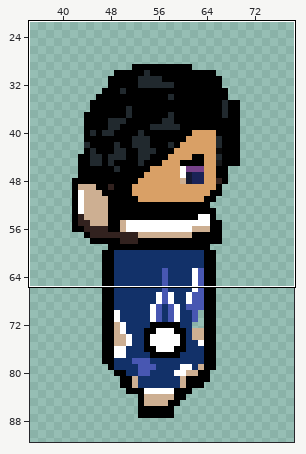
One commit to this pixel-art file: Assets/Char/SideRunHelmet.aseprite. The picture above shows the old version from afar; the outline marks the close-up.
Close-up. As it was:
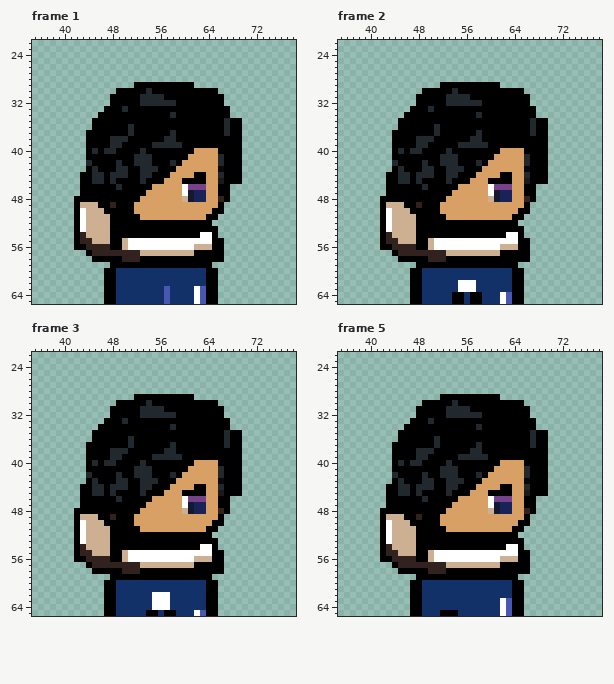
120x120 pixels, 6 frames. Shown: frame 1: x 35..78, y 22..65; frame 2: x 35..78, y 22..65; frame 3: x 35..78, y 22..65; frame 5: x 35..78, y 22..65. The wide view leaves out empty margins. The commit also changed other frames or places, which this record leaves out.
Now the later version:
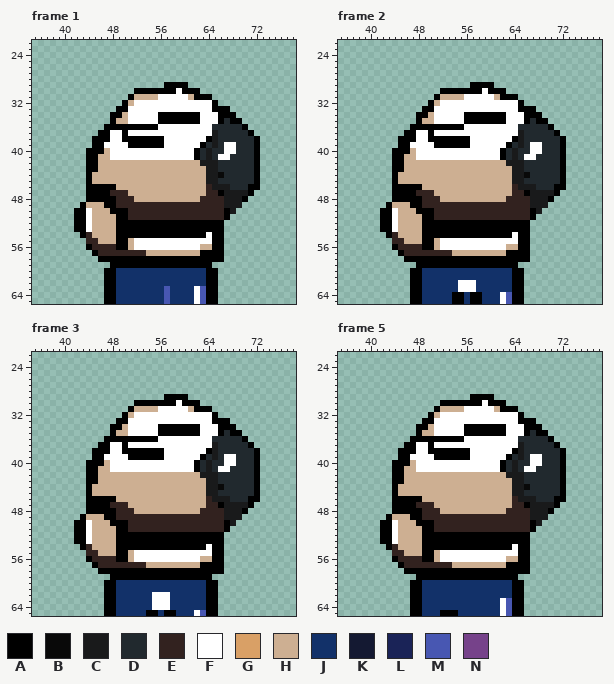
Palette (. is transparent): A #000000  B #090909  C #191a1b  D #21292e  E #32221f  F #ffffff  G #d9a066  H #cdaf92  J #123169  K #141932  L #1a2357  M #4857b2  N #76428a
What changed:
Changed rows in their new state; - is an unchanged pixel.
Frame 1:
first column x 42:
29 ----------.....----.-----------
30 -------...--A----F---...-------
31 ------...-HHHHFFFFFH---..------
32 ------..-HFFFFFFFFFFFFF-.------
33 -----..-AFFFFFFFFFFFFFF--------
34 ----..--HFFFFF--A----FFF--A----
35 ---...-HHFFFFF-------FFF-------
36 ---..----A----FFFFFFFFFDD-DDA--
37 --..--FF-FFFFFFFFFFFFFFCD-DDDA-
38 --.---FFA------FFFFFFF-CDDDDDDA
39 --.--FFFF----AAFFFFFF-DCDFFDDDA
40 ---A-HFFFFFFFFFFFFFFADCDDFFDDDA
41 ----HHFFFFFFFFFFFFFFADCDFFDDDDA
42 --A-HHHHHHHHHHHHHHHHHCCC-DDDDDA
43 ---AHHHHHHHHHHHHHHHHHHCCDDDDDDA
44 -.-HHHHHHHHHHHHHHHHHHHCCBDDDDDA
45 -.-HHHHHHHHHHHHHHHHHHHCCDDDDDDA
46 -.-----HHHHHHHHHHHHHHHECCCDDDAA
47 -.----EEEHHHHHHHHHHHHHEE-CCCCA-
48 ..-----EEEHHHHHHHH-HHEEE-CCCA--
49 .A--H-AEEEEEEEEEEEEEEEEEECCC---
50 -AF--H---EEEEEEEEEEEEEEEEAC----
51 -AF---H--EEEEEEEEEEEEEEEEA-----
52 -AF---H----------------AA------
53 -AF---H-----------------A------
54 .AE---H--------------A--A------
55 ..-E--H-AH---------------------
56 ..A---E-AH----------F----------
57 --.A-------E--------H----------
58 ---.----AAA--------------------
Frame 2: the same change as frame 1
Frame 3: the same change as frame 1
Frame 5: the same change as frame 1
